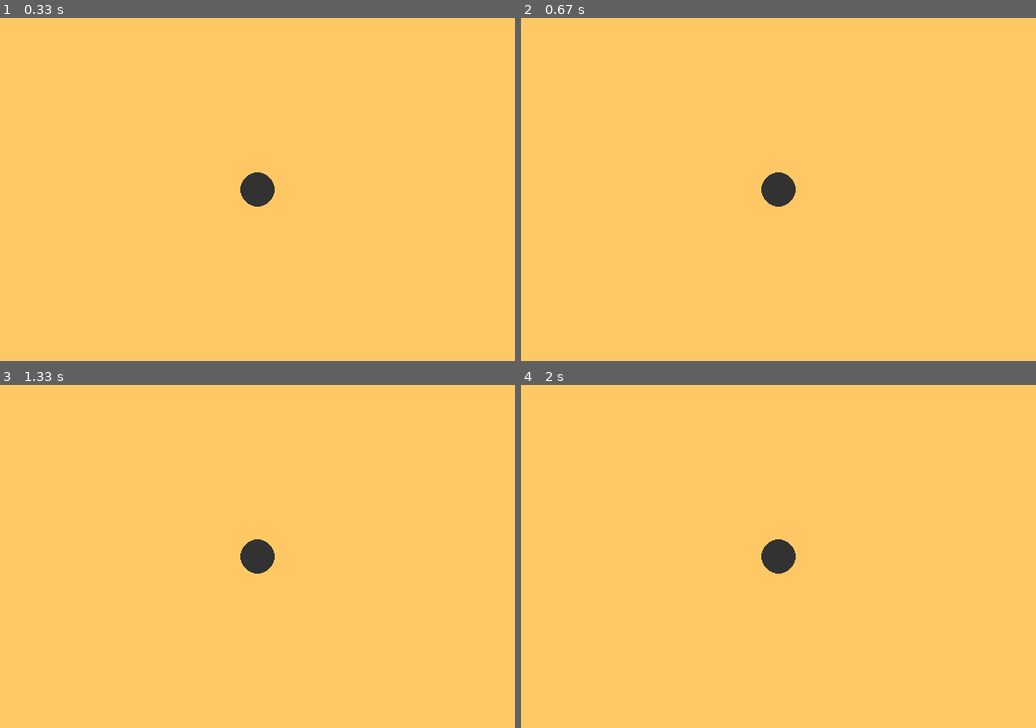
Above: before the commit, frames 1-4 (two rows, left to right).
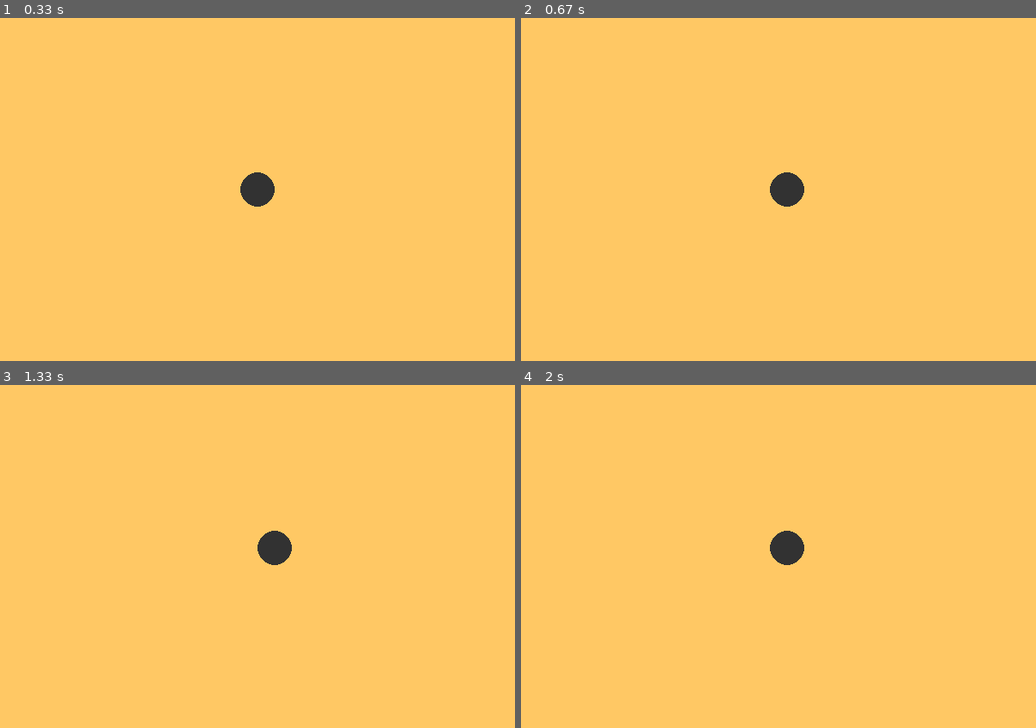
Above: after the commit, the same moments.

Repository: Fossa88/Python
Game: pygame game, started from pygame-Capstone/BasicMovement.py
The game is run twice, just before and just after one commit, with the same random seed, the same clock (stepped at 60 frames per second) and the same inputs.
Inputs:
- Up to frame 1 (0.33 s): no input
- Up to frame 2 (0.67 s): hold D from 0.33 s (still down)
- Up to frame 3 (1.33 s): release D at 0.8 s; hold W 0.83-1.13 s; hold D from 1.17 s (still down)
- Up to frame 4 (2 s): release D at 1.63 s; hold A from 1.67 s (still down)

Frame 1 is identical in both runs. In frame 2, 0.3% of the frame differs, in the area x 46-55%, y 45-55%; in frame 3, 0.7%, in the area x 46-57%, y 42-55%; in frame 4, 0.5%.

Commit message:
Update BasicMovement.py

Diff:
--- a/pygame-Capstone/BasicMovement.py
+++ b/pygame-Capstone/BasicMovement.py
@@ -1,5 +1,4 @@
 import pygame
-
 
 running = True
 background_colour = (255,200,100)
@@ -23,17 +22,29 @@
         if event.type == pygame.QUIT:
             running = False
         if event.type == pygame.KEYDOWN:
+            if event.key == pygame.K_s:
+                Ypos = Ypos + 10
+                print('------------')
+                print('Xpos ' + str(Xpos))
+                print('Ypos ' + str(Ypos))
+        if event.type == pygame.KEYDOWN:
             if event.key == pygame.K_w:
-                Ypos == Ypos + 10
-        if event.type == pygame.KEYDOWN:
-            if event.key == pygame.K_s:
-                Ypos == Ypos - 10
+                Ypos = Ypos - 10
+                print('------------')
+                print('Xpos ' + str(Xpos))
+                print('Ypos ' + str(Ypos))
         if event.type == pygame.KEYDOWN:
             if event.key == pygame.K_d:
-                Xpos == Xpos + 10
+                Xpos = Xpos + 10
+                print('------------')
+                print('Xpos ' + str(Xpos))
+                print('Ypos ' + str(Ypos))
         if event.type == pygame.KEYDOWN:
             if event.key == pygame.K_a:
-                Xpos == Xpos - 10
+                Xpos = Xpos - 10
+                print('------------')
+                print('Xpos ' + str(Xpos))
+                print('Ypos ' + str(Ypos))
 
     surface.fill(background_colour)
     pygame.draw.circle(surface, colour, (Xpos,Ypos), 20, 0,)
